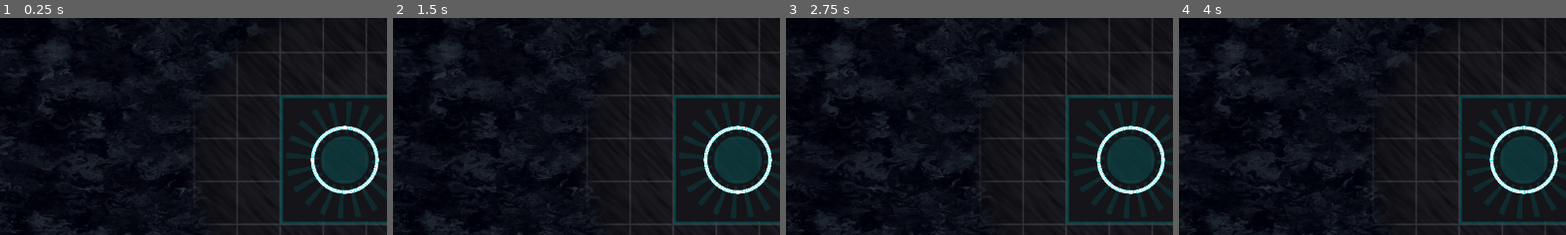
Above: before the commit, frames 1-4 (left to right).
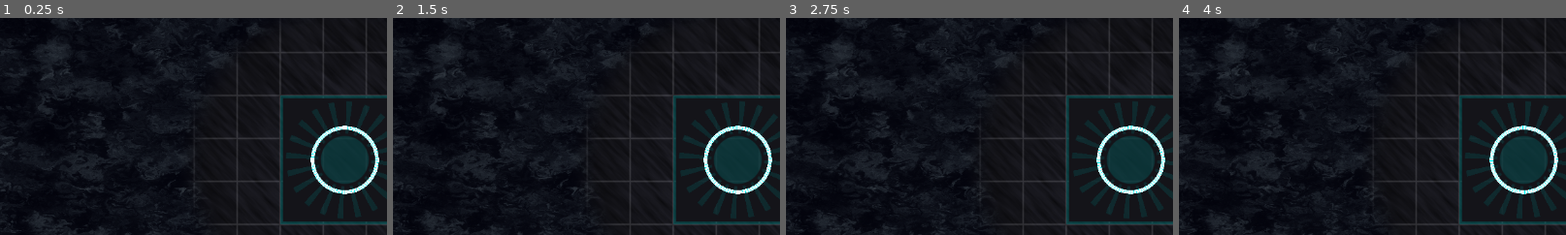
Above: after the commit, the same moments.

Repository: VexingVoxel/prismatica
Game: Godot game, scene res://game/scenes/main.tscn
Same seed, same stepped clock (60 frames per second), same inputs: the game is played once before the commit and once after it.
Inputs (mouse positions are % of the whole screen's width and height, from its top left):
- Up to frame 1 (0.25 s): no input
- Up to frame 2 (1.5 s): tap Enter at 0.5 s; move the mouse to (72, 45) at 0.52 s; click (72, 45) at 0.67 s; click "OVERLOAD" at 1.25 s
- Up to frame 3 (2.75 s): move the mouse to (30, 55) at 2.02 s; click (30, 55) at 2.17 s
- Up to frame 4 (4 s): move the mouse to (60, 28) at 2.77 s; click (60, 28) at 2.92 s; move the mouse to (45, 70) at 3.52 s; click (45, 70) at 3.67 s
The pictures show only the part of the screen within x 6-55%, y 17-67%; the shares and areas given below are measured in that part.

The runs differ from the first frame. In frame 1, 0.2% of the frame differs, in the area x 80-98%, y 49-82%; in frame 2, 0.2%; in frame 3, 0.2%; in frame 4, 0.2%.

Commit message:
docs: Add visual design spec v0.3 and update project settings

Diff:
--- a/godot/project.godot
+++ b/godot/project.godot
@@ -34,3 +34,7 @@
 [dotnet]
 
 project/assembly_name="Gemini Project"
+
+[rendering]
+
+viewport/hdr_2d=true
Not shown, added: docs/design/prismatica_visual_design_spec_v0.3.md
